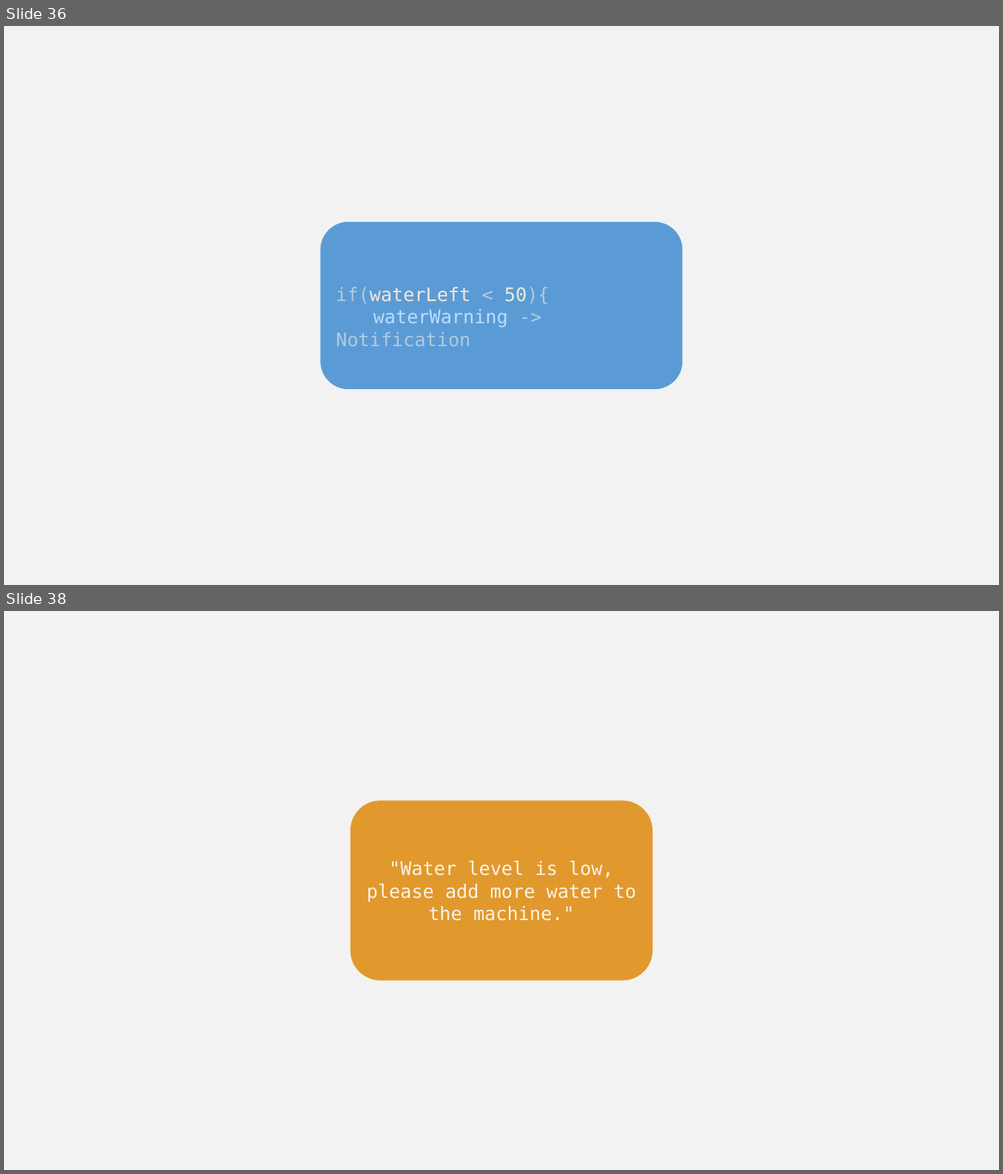
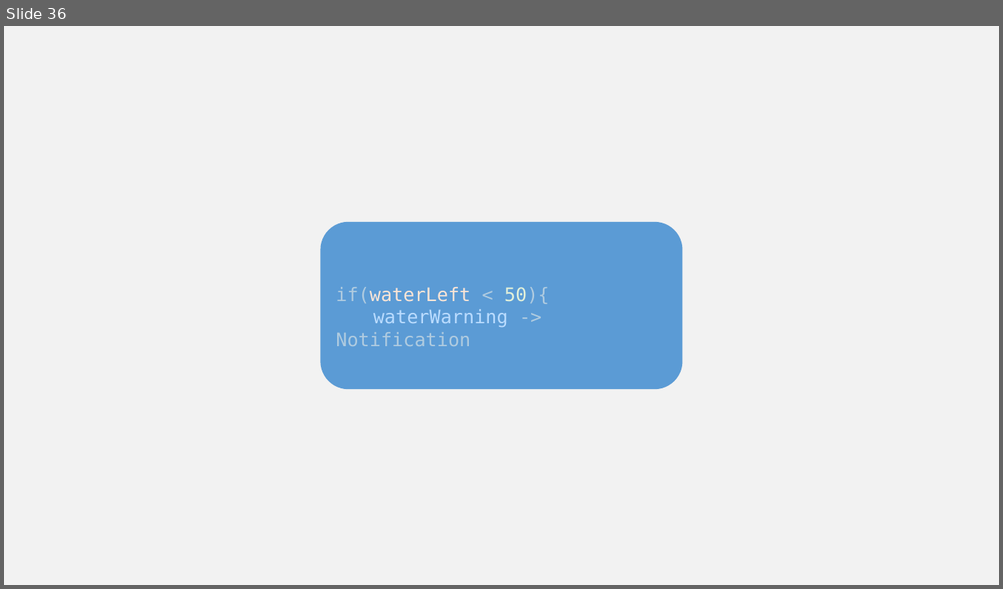
Before and after one commit to w3c/wot-cg, a slide deck: Tutorials/whatiswot/14-Interaction_Affordances/14-Interaction_Affordances.pptx. Shown one above the other, each under a label of ours: slides 36 and 38 before the commit, slide 36 after it; the slides between them are not shown. The pictures are 1003x1174 and 1003x589 pixels, drawn with LibreOffice and Linux fonts; fonts in the diff are those of the drawing. Boxes give left, top, right and bottom in pixels: in the first picture for what was removed or moved away, otherwise in the second. Text is boxed around its words. In the diff, an @@ line names an element or a change of style, - is before the commit and + after.

```diff
--- a/Tutorials/whatiswot/14-Interaction_Affordances/14-Interaction_Affordances.pptx
+++ b/Tutorials/whatiswot/14-Interaction_Affordances/14-Interaction_Affordances.pptx
@@ slide 38 removed at (4,611,999,1170), background #F2F2F2 @@
@@ rounded rectangle removed at (350,800,652,980) @@
-"Water level is low, please add more water to the machine."
```
Also in this commit, not shown: 4 slides changed, 22 slides added, 16 other slides removed.
